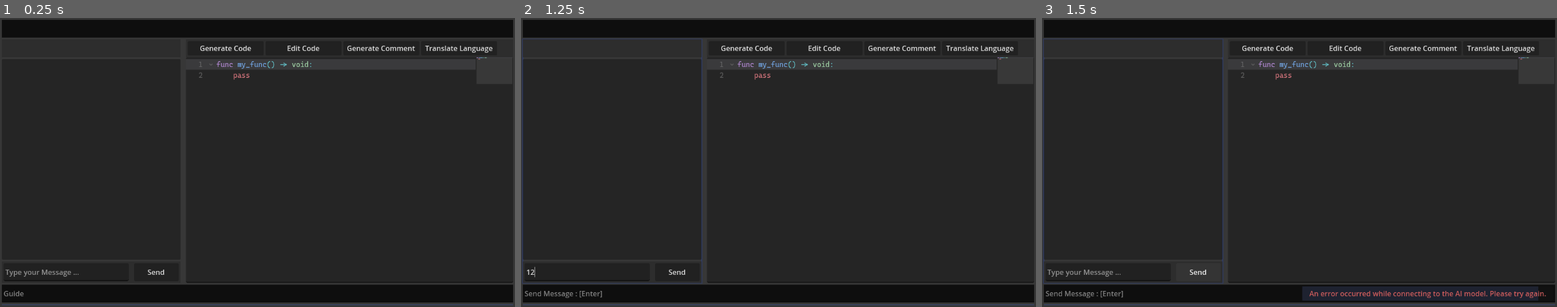
Above: before the commit, frames 1-3 (left to right).
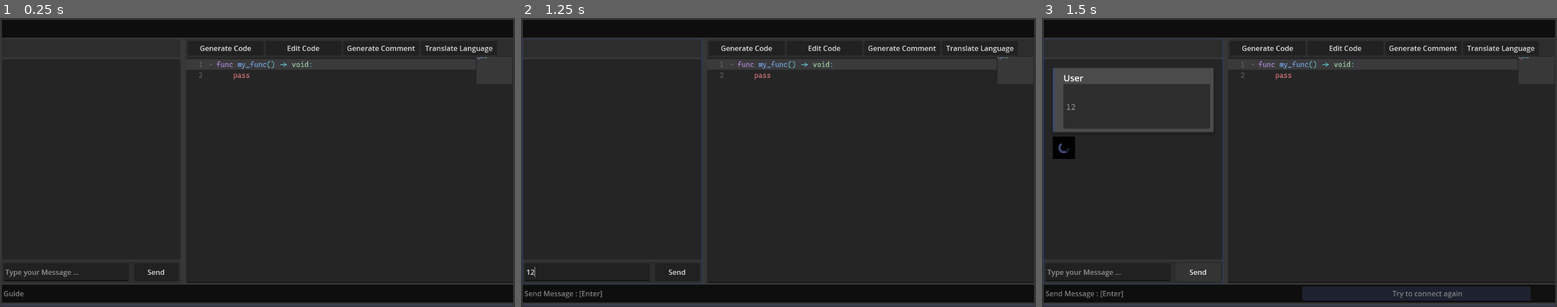
Above: after the commit, the same moments.

Repository: 7seen-3bdullah/PracLang
Game: Godot game, scene res://Main/Main.tscn
The game is run twice, just before and just after one commit, with the same random seed, the same clock (stepped at 60 frames per second) and the same inputs.
Inputs (mouse positions are in pixels of both pictures, inside the frame that each line leads up to):
- Up to frame 1 (0.25 s): no input
- Up to frame 2 (1.25 s): click (587, 272) at 0.52 s; type "12" at 0.6 s
- Up to frame 3 (1.5 s): click "Send" at 1.25 s

Frames 1-2 are identical in both runs. In frame 3, 3.3% of the frame differs, in the area x 2-98%, y 17-98%.

Commit message:
Chat Box time 3

Diff:
--- a/praclang/Build/AIInterface.gd
+++ b/praclang/Build/AIInterface.gd
@@ -4,6 +4,7 @@
 signal error_pushed()
 
 @export var use_history:= true
+@export var try_again_on_failed: bool
 var chat_history: Array[Dictionary] = []
 
 @onready var http_request = HTTPRequest.new()
@@ -19,24 +20,23 @@
 
 func send_message(message: String) -> void:
 	chat_history.append({"role": "user", "content": [{"type": "text", "text": message}]})
+	request_ai()
+	if not use_history:
+		chat_history.clear()
+
+func request_ai() -> void:
 	var headers = [
 		"Authorization: Bearer " + API_KEY,
 		"Content-Type: application/json"
 	]
-
 	var body = {
 		"model": "google/gemini-2.0-pro-exp-02-05:free",
 		"messages": chat_history
 	}
-
 	var json_body = JSON.stringify(body)
 	var error = http_request.request(API_URL, headers, HTTPClient.METHOD_POST, json_body)
-
 	if error != OK:
 		push_connection_error()
-
-	if not use_history:
-		chat_history.clear()
 
 func _on_request_completed(result, response_code, headers, body) -> void:
 	if response_code == 200:
@@ -53,5 +53,9 @@
 	result_pushed.emit(error, response)
 
 func push_connection_error() -> void:
-	GuideServer.push_message("An error occurred while connecting to the AI model. Please try again.", 2)
 	error_pushed.emit()
+	if try_again_on_failed:
+		GuideServer.push_message("Try to connect again", 0)
+		request_ai()
+	else:
+		GuideServer.push_message("An error occurred while connecting to the AI model. Please try again.", 2)
--- /dev/null
+++ b/praclang/Build/ProcessingControl.gd
@@ -0,0 +1,20 @@
+@tool
+class_name ProcessingControl extends ColorRect
+
+@export var forward_color:= Color("3b4873")
+@export var back_color:= Color("3b487364")
+@export var radius: float = 20.0
+@export var width: float = 5.0
+@export var speed: float = .01
+@export var back_offset: float = .5
+@export_range(3, 100) var subdivision: int = 24
+
+func _process(delta: float) -> void:
+	queue_redraw()
+
+func _draw() -> void:
+	var time = Time.get_ticks_msec() * speed
+	var pos = size/2
+	var tail = 3.15 + time
+	draw_arc(pos, radius, time - back_offset, tail - back_offset, subdivision, back_color, width)
+	draw_arc(pos, radius, time, tail, subdivision, forward_color, width)
--- a/praclang/Build/ShortcutNode.gd
+++ b/praclang/Build/ShortcutNode.gd
@@ -24,7 +24,7 @@
 
 
 func _input(event: InputEvent) -> void:
-	if not gui_control.focus_in:
+	if not enabled or not gui_control.focus_in:
 		return
 	if event is InputEventMouseButton:
 		if event.is_pressed():
--- /dev/null
+++ b/praclang/Build/TweenPlus.gd
@@ -0,0 +1,25 @@
+class_name TweenPlus extends Node
+
+
+
+func tween(object: Object, property: NodePath, val_dur: Array[Array], ease: Tween.EaseType = 0, trans: Tween.TransitionType = 0) -> Tween:
+
+	var t = create_tween().set_ease(ease).set_trans(trans)
+	var final_values = val_dur[0]
+	var durations = val_dur[1]
+	var last_used_dur: float
+
+	for index in final_values.size():
+		var final_val = final_values[index]
+		var dur = last_used_dur
+		if durations.size() >= index+1:
+			dur = durations[index]
+		last_used_dur = dur
+		t.tween_property(object, property, final_val, dur)
+
+	t.play()
+
+	return t
+
+func on_finished(t: Tween, callable: Callable) -> void:
+	t.finished.connect(callable)
--- a/praclang/Editor/ChatEditor/AIChatBox.gd
+++ b/praclang/Editor/ChatEditor/AIChatBox.gd
@@ -1,12 +1,16 @@
 extends FlexibleControl
 
+@onready var shortcut_node: Node = %ShortcutNode
 @onready var message_interface: AIInterface = %MessageInterface
+@onready var tween_plus: TweenPlus = %TweenPlus
 
 @onready var message_line: LineEdit = %MessageLine
 @onready var send_message_button: Button = %SendMessageButton
+@onready var processing_control: ProcessingControl = %ProcessingControl
 @onready var messages_box: VBoxContainer = %MessagesBox
+@onready var scroll_container: ScrollContainer = %ScrollContainer
 
-var uploaded_message: Control
+var user_current_message: Control
 
 
 func _ready() -> void:
@@ -15,9 +19,11 @@
 	focus_changed.connect(on_focus_changed)
 
 	send_message_button.pressed.connect(send_message)
+	messages_box.child_entered_tree.connect(on_child_entered_tree)
 
 	message_interface.result_pushed.connect(on_message_interface_result_pushed)
 	message_interface.error_pushed.connect(on_message_interface_error_pushed)
+
 
 
 # -------------------------------
@@ -32,6 +38,11 @@
 	else:
 		GuideServer.push_guides()
 
+func on_child_entered_tree(node: Node) -> void:
+	await get_tree().process_frame
+	var max_scroll_value = scroll_container.get_v_scroll_bar().max_value
+	scroll_container.set_deferred("scroll_vertical", max_scroll_value)
+
 
 # -------------------------------
 
@@ -44,6 +55,7 @@
 	message_interface.send_message(message)
 	message_line.clear()
 	add_message_box("User", [{"text": message}])
+	processing_control.show()
 
 
 # -------------------------------
@@ -52,9 +64,10 @@
 func on_message_interface_result_pushed(error: int, response: Dictionary) -> void:
 	var message = response.choices[0].message.content
 	add_message_box("AI", [{"text": message}])
+	processing_control.hide()
 
 func on_message_interface_error_pushed() -> void:
-	uploaded_message.queue_free()
+	pass
 
 
 # -------------------------------
@@ -70,6 +83,7 @@
 	match role:
 		"User":
 			message_box.setup(USER_MESSAGE_STYLE, Color("3b4873"), role, messages_content)
-			uploaded_message = message_box
+			user_current_message = message_box
 		"AI":
 			message_box.setup(AI_MESSAGE_STYLE, Color.GRAY, role, messages_content)
+	messages_box.move_child(processing_control, messages_box.get_child_count()-1)
--- a/praclang/Editor/ChatEditor/AIChatBox.tscn
+++ b/praclang/Editor/ChatEditor/AIChatBox.tscn
@@ -1,10 +1,12 @@
-[gd_scene load_steps=6 format=3 uid="uid://d0seep5v1bevm"]
+[gd_scene load_steps=8 format=3 uid="uid://d0seep5v1bevm"]
 
 [ext_resource type="Script" uid="uid://brhkyw0lxvanf" path="res://Build/AIInterface.gd" id="1_2nv34"]
 [ext_resource type="Script" uid="uid://it6uyg8k6kbl" path="res://Editor/ChatEditor/AIChatBox.gd" id="1_ac3mo"]
 [ext_resource type="StyleBox" uid="uid://vfo2ttl7nvl0" path="res://UI&UX/Style/Focus.tres" id="2_tyr3i"]
 [ext_resource type="Script" uid="uid://bl2url5a7jbhm" path="res://Build/FlexControl/FocusOutliner.gd" id="2_up6qp"]
+[ext_resource type="Script" uid="uid://bdmf8incb2n6p" path="res://Build/ProcessingControl.gd" id="3_2pecy"]
 [ext_resource type="Script" uid="uid://bau0otx77bmty" path="res://Editor/ChatEditor/ChatBoxShortcut.gd" id="4_y485s"]
+[ext_resource type="Script" path="res://Build/TweenPlus.gd" id="6_8uo5l"]
 
 [node name="AIChatBox" type="Control"]
 custom_minimum_size = Vector2(300, 300)
@@ -76,15 +78,35 @@
 theme_override_constants/margin_bottom = 10
 
 [node name="ScrollContainer" type="ScrollContainer" parent="Box/ChatBox/Margin"]
+unique_name_in_owner = true
 layout_mode = 2
 
-[node name="MessagesBox" type="VBoxContainer" parent="Box/ChatBox/Margin/ScrollContainer"]
+[node name="Margin" type="MarginContainer" parent="Box/ChatBox/Margin/ScrollContainer"]
+layout_mode = 2
+size_flags_horizontal = 3
+size_flags_vertical = 3
+theme_override_constants/margin_left = 10
+theme_override_constants/margin_top = 10
+theme_override_constants/margin_right = 10
+theme_override_constants/margin_bottom = 10
+
+[node name="MessagesBox" type="VBoxContainer" parent="Box/ChatBox/Margin/ScrollContainer/Margin"]
 unique_name_in_owner = true
-layout_direction = 3
 layout_mode = 2
 size_flags_horizontal = 3
 size_flags_vertical = 2
 theme_override_constants/separation = 10
+
+[node name="ProcessingControl" type="ColorRect" parent="Box/ChatBox/Margin/ScrollContainer/Margin/MessagesBox"]
+unique_name_in_owner = true
+visible = false
+custom_minimum_size = Vector2(50, 50)
+layout_mode = 2
+size_flags_horizontal = 0
+color = Color(0, 0, 0, 1)
+script = ExtResource("3_2pecy")
+radius = 10.0
+back_offset = 1.0
 
 [node name="MessageBox" type="ColorRect" parent="Box"]
 custom_minimum_size = Vector2(0, 48)
@@ -123,6 +145,7 @@
 text = "Send"
 
 [node name="ShortcutNode" type="Node" parent="." node_paths=PackedStringArray("gui_control")]
+unique_name_in_owner = true
 script = ExtResource("4_y485s")
 gui_control = NodePath("..")
 metadata/_custom_type_script = "uid://q1avmlqq8hos"
@@ -130,4 +153,9 @@
 [node name="MessageInterface" type="Node" parent="."]
 unique_name_in_owner = true
 script = ExtResource("1_2nv34")
+try_again_on_failed = true
 metadata/_custom_type_script = "uid://brhkyw0lxvanf"
+
+[node name="TweenPlus" type="Node" parent="."]
+unique_name_in_owner = true
+script = ExtResource("6_8uo5l")
--- a/praclang/Editor/ChatEditor/MessageBox/MessageBox.gd
+++ b/praclang/Editor/ChatEditor/MessageBox/MessageBox.gd
@@ -1,9 +1,15 @@
 extends PanelContainer
+
 
 @onready var role_rect: ColorRect = %RoleRect
 @onready var role_label: Label = %RoleLabel
 @onready var box: VBoxContainer = %Box
+@onready var split: HSplitContainer = %Split
 
+@onready var tween: TweenPlus = %TweenPlus
+
+
+const MESSAGE_PREVIEW = preload("res://UI&UX/MessagePreview.tscn")
 
 func setup(panel_style: StyleBox, role_color: Color, role_name: String,
 	messages_content: Array) -> void:
@@ -15,14 +21,18 @@
 			var content = messages_content[index].values()[0]
 			var content_box = PanelContainer.new()
 			var content_margin = MarginContainer.new()
-			var content_label = Label.new()
-			content_label.text = content
-			content_label.autowrap_mode = TextServer.AUTOWRAP_WORD
+			var content_preview = MESSAGE_PREVIEW.instantiate()
+			content_preview.text = content
+			content_preview.size_flags_vertical = Control.SIZE_SHRINK_CENTER
 			content_margin.add_theme_constant_override("margin_left", 4)
 			content_margin.add_theme_constant_override("margin_top", 4)
 			content_margin.add_theme_constant_override("margin_right", 4)
 			content_margin.add_theme_constant_override("margin_bottom", 4)
-			content_box.custom_minimum_size = Vector2.ONE * 80.0
-			content_margin.add_child(content_label)
+			content_box.custom_minimum_size = Vector2(150.0, 100.0)
+			content_margin.add_child(content_preview)
 			content_box.add_child(content_margin)
 			box.add_child(content_box)
+
+
+func _ready() -> void:
+	tween.tween(split, "position:y", [[10.0, .0], [.0, .2]], Tween.EASE_OUT, Tween.TRANS_QUAD)
--- a/praclang/Editor/ChatEditor/MessageBox/MessageBox.tscn
+++ b/praclang/Editor/ChatEditor/MessageBox/MessageBox.tscn
@@ -1,7 +1,8 @@
-[gd_scene load_steps=3 format=3 uid="uid://b4h0dceaqgv0p"]
+[gd_scene load_steps=4 format=3 uid="uid://b4h0dceaqgv0p"]
 
 [ext_resource type="Script" uid="uid://c5i2qvdkuii3e" path="res://Editor/ChatEditor/MessageBox/MessageBox.gd" id="1_ifyp0"]
 [ext_resource type="StyleBox" uid="uid://bpjw1sl02te54" path="res://UI&UX/Style/UserMessageStyle.tres" id="1_iophh"]
+[ext_resource type="Script" path="res://Build/TweenPlus.gd" id="3_c76fe"]
 
 [node name="MessageBox" type="PanelContainer"]
 offset_right = 64.0
@@ -10,6 +11,7 @@
 script = ExtResource("1_ifyp0")
 
 [node name="Split" type="HSplitContainer" parent="."]
+unique_name_in_owner = true
 layout_mode = 2
 
 [node name="RoleRect" type="ColorRect" parent="Split"]
@@ -32,7 +34,9 @@
 
 [node name="RoleLabel" type="Label" parent="Split/Margin/Split"]
 unique_name_in_owner = true
+custom_minimum_size = Vector2(150, 0)
 layout_mode = 2
+theme_override_font_sizes/font_size = 20
 text = "Role"
 autowrap_mode = 2
 
@@ -40,3 +44,7 @@
 unique_name_in_owner = true
 layout_mode = 2
 size_flags_vertical = 3
+
+[node name="TweenPlus" type="Node" parent="Split"]
+unique_name_in_owner = true
+script = ExtResource("3_c76fe")
--- a/praclang/Editor/CodeEditor/CodeEditor.gd
+++ b/praclang/Editor/CodeEditor/CodeEditor.gd
@@ -182,7 +182,7 @@
 	shortcut_node.set_enabled(false)
 	var prediction_times:= 5
 	var window_pos = get_window().position + Vector2i(get_global_mouse_position())
-	var window_size = Vector2i(300, 100)
+	var window_size = Vector2i(300, 80)
 	var window = WindowManager.popup_window(get_owner(), window_size, "Predictive code")
 	var predict_button = window.add_button("Predict")
 	var close_button = window.add_button("Close")
--- a/praclang/Editor/CodeEditor/CodeEditor.tscn
+++ b/praclang/Editor/CodeEditor/CodeEditor.tscn
@@ -20,7 +20,6 @@
 source_language = "GDScript"
 test = null
 enabled = null
-metadata/_custom_type_script = "uid://di6ul5oiqo5hw"
 
 [node name="FocusOutliner" type="ColorRect" parent="." node_paths=PackedStringArray("_owner")]
 unique_name_in_owner = true
@@ -34,7 +33,6 @@
 script = ExtResource("2_e28dc")
 _owner = NodePath("..")
 focus_color = Color(0.193492, 0.237013, 0.378105, 1)
-metadata/_custom_type_script = "uid://cctynm5vrevbg"
 
 [node name="Split" type="VSplitContainer" parent="."]
 layout_mode = 1
@@ -129,27 +127,22 @@
 [node name="GenCodeInterface" type="Node" parent="."]
 unique_name_in_owner = true
 script = ExtResource("6_7jpoq")
-metadata/_custom_type_script = "uid://dudb1l6f380jo"
 
 [node name="EditCodeInterface" type="Node" parent="."]
 unique_name_in_owner = true
 script = ExtResource("6_7jpoq")
-metadata/_custom_type_script = "uid://dudb1l6f380jo"
 
 [node name="GenCommandInterface" type="Node" parent="."]
 unique_name_in_owner = true
 script = ExtResource("6_7jpoq")
 use_history = false
-metadata/_custom_type_script = "uid://dudb1l6f380jo"
 
 [node name="TransLanguageInterface" type="Node" parent="."]
 unique_name_in_owner = true
 script = ExtResource("6_7jpoq")
 use_history = false
-metadata/_custom_type_script = "uid://dudb1l6f380jo"
 
 [node name="PredictionInterface" type="Node" parent="."]
 unique_name_in_owner = true
 script = ExtResource("6_7jpoq")
 use_history = false
-metadata/_custom_type_script = "uid://dudb1l6f380jo"
--- a/praclang/Main/Main.tscn
+++ b/praclang/Main/Main.tscn
@@ -64,6 +64,8 @@
 
 [node name="CodeEditor" parent="MarginContainer/Box/EditorSide/HSplitContainer" instance=ExtResource("3_ps1la")]
 layout_mode = 2
+test = false
+enabled = false
 
 [node name="GuideSide" type="ColorRect" parent="MarginContainer/Box"]
 custom_minimum_size = Vector2(0, 40)
--- /dev/null
+++ b/praclang/UI&UX/CodePreview.tscn
@@ -0,0 +1,23 @@
+[gd_scene load_steps=3 format=3 uid="uid://ddcom0a5rlk4e"]
+
+[ext_resource type="FontFile" uid="uid://b8yl2hi52l3my" path="res://UI&UX/Cascadia.tres" id="1_ft34b"]
+
+[sub_resource type="StyleBoxEmpty" id="StyleBoxEmpty_88h4p"]
+
+[node name="CodePreview" type="CodeEdit"]
+offset_right = 64.0
+offset_bottom = 24.0
+mouse_filter = 2
+theme_override_colors/font_color = Color(0.411765, 0.411765, 0.411765, 1)
+theme_override_fonts/font = ExtResource("1_ft34b")
+theme_override_font_sizes/font_size = 16
+theme_override_styles/normal = SubResource("StyleBoxEmpty_88h4p")
+theme_override_styles/read_only = SubResource("StyleBoxEmpty_88h4p")
+theme_override_styles/panel = SubResource("StyleBoxEmpty_88h4p")
+editable = false
+autowrap_mode = 2
+scroll_fit_content_height = true
+scroll_fit_content_width = true
+gutters_draw_executing_lines = true
+gutters_draw_line_numbers = true
+gutters_zero_pad_line_numbers = true
--- a/praclang/UI&UX/MenuBox/CodeButton.tscn
+++ b/praclang/UI&UX/MenuBox/CodeButton.tscn
@@ -1,6 +1,7 @@
 [gd_scene load_steps=5 format=3 uid="uid://cte65xnmrr4rl"]
 
 [ext_resource type="Script" uid="uid://cucsmtfx406fn" path="res://UI&UX/MenuBox/CodeButton.gd" id="1_sxw08"]
+[ext_resource type="PackedScene" uid="uid://ddcom0a5rlk4e" path="res://UI&UX/CodePreview.tscn" id="2_v3koa"]
 
 [sub_resource type="StyleBoxEmpty" id="StyleBoxEmpty_bipeb"]
 
@@ -8,8 +9,6 @@
 bg_color = Color(0.0918, 0.11238, 0.18, 1)
 border_width_left = 4
 border_color = Color(0.231373, 0.282353, 0.45098, 1)
-
-[sub_resource type="StyleBoxEmpty" id="StyleBoxEmpty_88h4p"]
 
 [node name="MenuButton" type="PanelContainer"]
 custom_minimum_size = Vector2(0, 50)
@@ -28,18 +27,9 @@
 theme_override_styles/pressed = SubResource("StyleBoxEmpty_bipeb")
 theme_override_styles/normal = SubResource("StyleBoxEmpty_bipeb")
 
-[node name="CodePreview" type="CodeEdit" parent="."]
+[node name="CodePreview" parent="." instance=ExtResource("2_v3koa")]
 unique_name_in_owner = true
 layout_mode = 2
-mouse_filter = 2
-theme_override_font_sizes/font_size = 14
-theme_override_styles/normal = SubResource("StyleBoxEmpty_88h4p")
-theme_override_styles/read_only = SubResource("StyleBoxEmpty_88h4p")
-theme_override_styles/panel = SubResource("StyleBoxEmpty_88h4p")
-editable = false
+theme_override_colors/font_color = Color(0.411765, 0.411765, 0.411765, 1)
+theme_override_font_sizes/font_size = 15
 selecting_enabled = false
-scroll_fit_content_height = true
-scroll_fit_content_width = true
-gutters_draw_executing_lines = true
-gutters_draw_line_numbers = true
-gutters_zero_pad_line_numbers = true
--- /dev/null
+++ b/praclang/UI&UX/MessagePreview.tscn
@@ -0,0 +1,20 @@
+[gd_scene load_steps=3 format=3 uid="uid://h2lhxkvnt2qh"]
+
+[ext_resource type="FontFile" uid="uid://b8yl2hi52l3my" path="res://UI&UX/Cascadia.tres" id="1_avmt0"]
+
+[sub_resource type="StyleBoxEmpty" id="StyleBoxEmpty_88h4p"]
+
+[node name="MessagePreview" type="CodeEdit"]
+offset_right = 64.0
+offset_bottom = 24.0
+mouse_filter = 2
+theme_override_colors/font_color = Color(0.411765, 0.411765, 0.411765, 1)
+theme_override_fonts/font = ExtResource("1_avmt0")
+theme_override_font_sizes/font_size = 18
+theme_override_styles/normal = SubResource("StyleBoxEmpty_88h4p")
+theme_override_styles/read_only = SubResource("StyleBoxEmpty_88h4p")
+theme_override_styles/panel = SubResource("StyleBoxEmpty_88h4p")
+editable = false
+selecting_enabled = false
+wrap_mode = 1
+scroll_fit_content_height = true
--- a/praclang/UI&UX/Style/AIMessageStyle.tres
+++ b/praclang/UI&UX/Style/AIMessageStyle.tres
@@ -2,3 +2,6 @@
 
 [resource]
 bg_color = Color(0.2295, 0.28095, 0.45, 0.27451)
+shadow_color = Color(0, 0, 0, 0.196078)
+shadow_size = 5
+shadow_offset = Vector2(0, 4)
--- a/praclang/UI&UX/Style/UserMessageStyle.tres
+++ b/praclang/UI&UX/Style/UserMessageStyle.tres
@@ -1,3 +1,7 @@
 [gd_resource type="StyleBoxFlat" format=3 uid="uid://bpjw1sl02te54"]
 
 [resource]
+bg_color = Color(0.295867, 0.295866, 0.295867, 1)
+shadow_color = Color(0, 0, 0, 0.196078)
+shadow_size = 5
+shadow_offset = Vector2(0, 4)
--- a/praclang/UI&UX/Window/MainWindow.tscn
+++ b/praclang/UI&UX/Window/MainWindow.tscn
@@ -22,6 +22,10 @@
 anchor_bottom = 1.0
 grow_horizontal = 2
 grow_vertical = 2
+theme_override_constants/margin_left = 4
+theme_override_constants/margin_top = 4
+theme_override_constants/margin_right = 4
+theme_override_constants/margin_bottom = 4
 
 [node name="Split" type="VSplitContainer" parent="BG/Margin"]
 layout_mode = 2
Not shown, added: praclang/Build/ProcessingControl.gd.uid
